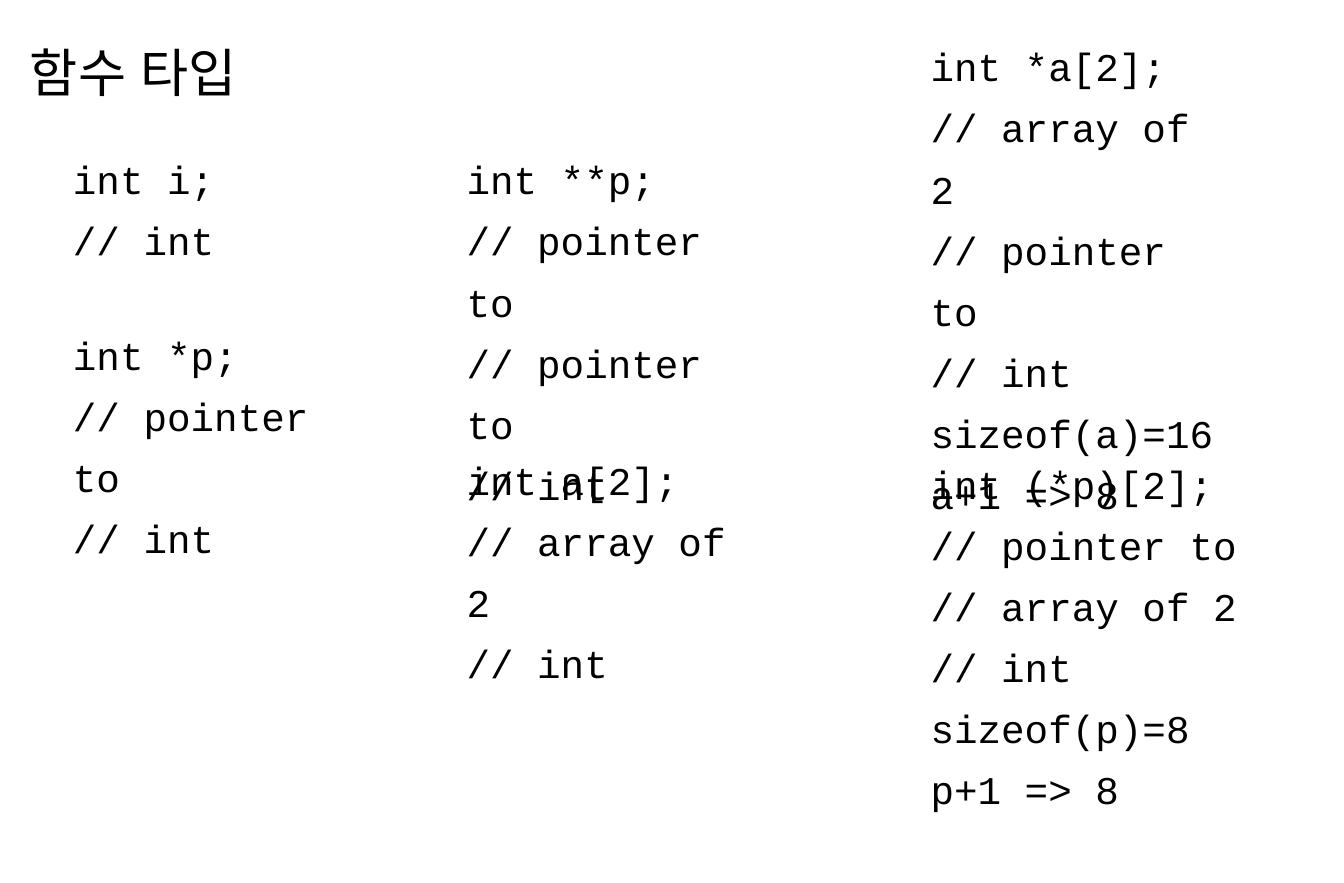
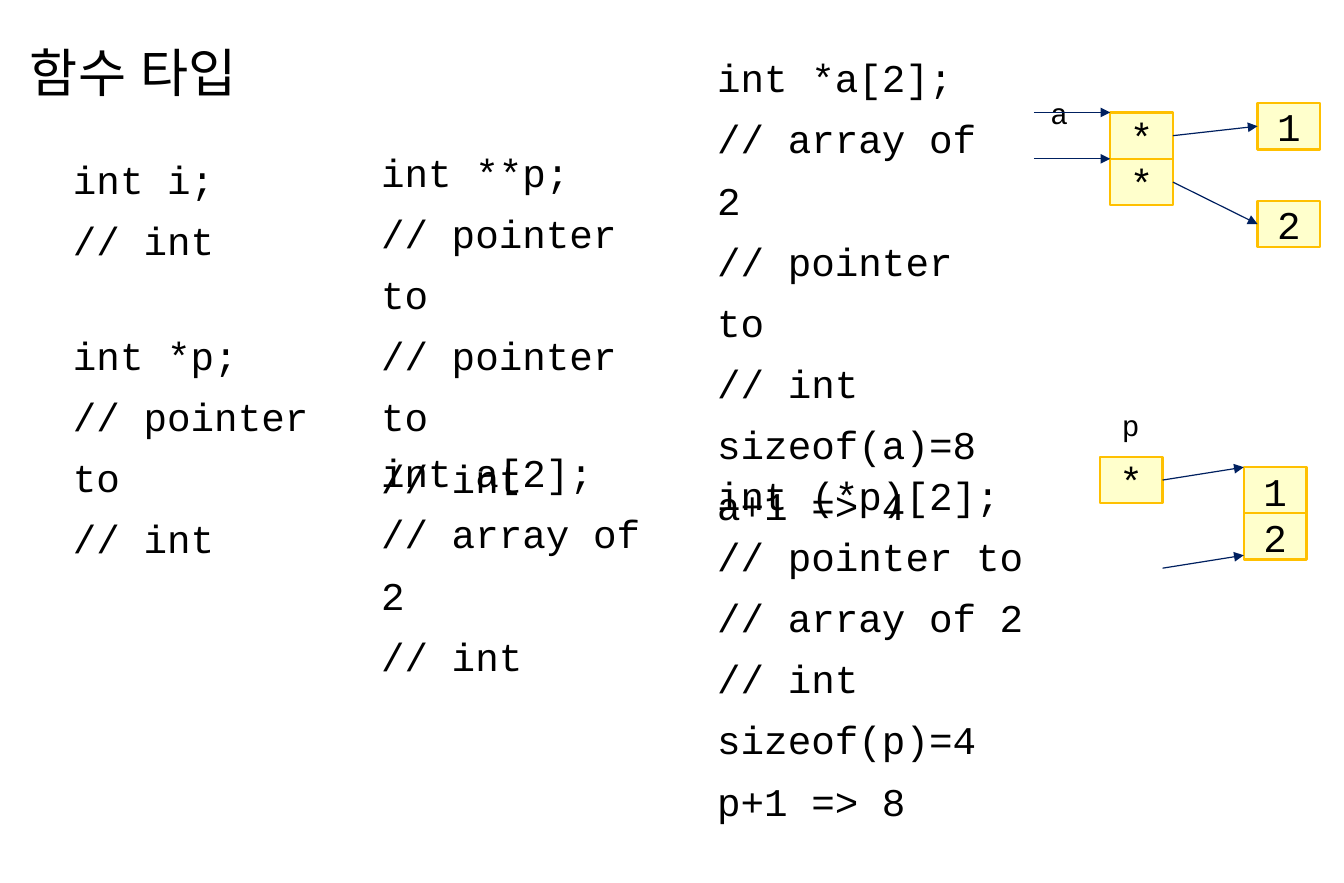
Before and after one commit to imguru-mooc/RTOS_uCOSII, a slide deck: slide 52 of RTOS.pptx. Drawn at 1344x883 pixels with LibreOffice and Linux fonts; fonts in the diff are those of the drawing. Boxes give left, top, right and bottom in pixels: in the first picture for what was removed or moved away, otherwise in the second. Text is boxed around its words. In the diff, an @@ line names an element or a change of style, - is before the commit and + after.

```diff
--- a/RTOS.pptx
+++ b/RTOS.pptx
@@ text "int *a[2];": place and size @@
-text "int *a[2];" at bbox=[931, 53, 1214, 510]
+text "int *a[2];" at bbox=[717, 64, 976, 521]
@@ arrow added from (1033, 113) to (1110, 113), #002060 0.75 pt @@
@@ text added at bbox=[1050, 108, 1068, 125], 18 pt, text #000000 @@
+a
@@ rectangle added at bbox=[1110, 113, 1172, 159], fill #FFFFCC, outline #FFC000 1.5 pt, 24 pt, text #000000 @@
+*
@@ rectangle added at bbox=[1257, 102, 1319, 148], fill #FFFFCC, outline #FFC000 1.5 pt, 24 pt, text #000000 @@
+1
@@ text "int **p;": place and size @@
-text "int **p;" at bbox=[467, 166, 702, 503]
+text "int **p;" at bbox=[381, 159, 617, 495]
@@ arrow added from (1172, 135) to (1257, 126), #002060 0.75 pt @@
@@ arrow added from (1033, 159) to (1110, 159), #002060 0.75 pt @@
@@ rectangle added at bbox=[1110, 159, 1172, 205], fill #FFFFCC, outline #FFC000 1.5 pt, 24 pt, text #000000 @@
+*
@@ arrow added from (1172, 182) to (1257, 224), #002060 0.75 pt @@
@@ rectangle added at bbox=[1257, 201, 1319, 247], fill #FFFFCC, outline #FFC000 1.5 pt, 24 pt, text #000000 @@
+2
@@ text "int a[2];": place and size @@
-text "int a[2];" at bbox=[467, 467, 725, 679]
+text "int a[2];" at bbox=[381, 459, 640, 672]
@@ text at bbox=[717, 431, 976, 521]: text changed @@
-sizeof(a)=16
-a+1 => 8
+sizeof(a)=8
+a+1 => 4
@@ text added at bbox=[1122, 420, 1140, 442], 18 pt, text #000000 @@
+p
@@ text "int (*p)[2];": place and size @@
-text "int (*p)[2];" at bbox=[931, 470, 1237, 812]
+text "int (*p)[2];" at bbox=[717, 481, 1024, 824]
@@ rectangle added at bbox=[1100, 457, 1163, 503], fill #FFFFCC, outline #FFC000 1.5 pt, 24 pt, text #000000 @@
+*
@@ arrow added from (1163, 480) to (1244, 467), #002060 0.75 pt @@
@@ rectangle added at bbox=[1244, 467, 1306, 513], fill #FFFFCC, outline #FFC000 1.5 pt, 24 pt, text #000000 @@
+1
@@ rectangle added at bbox=[1244, 513, 1306, 559], fill #FFFFCC, outline #FFC000 1.5 pt, 24 pt, text #000000 @@
+2
@@ arrow added from (1163, 568) to (1244, 555), #002060 0.75 pt @@
@@ text at bbox=[717, 726, 976, 762]: text changed @@
-sizeof(p)=8
+sizeof(p)=4
```
Also in this commit, not shown: 53 other slides changed, 7 slides added, 1 slide removed.
